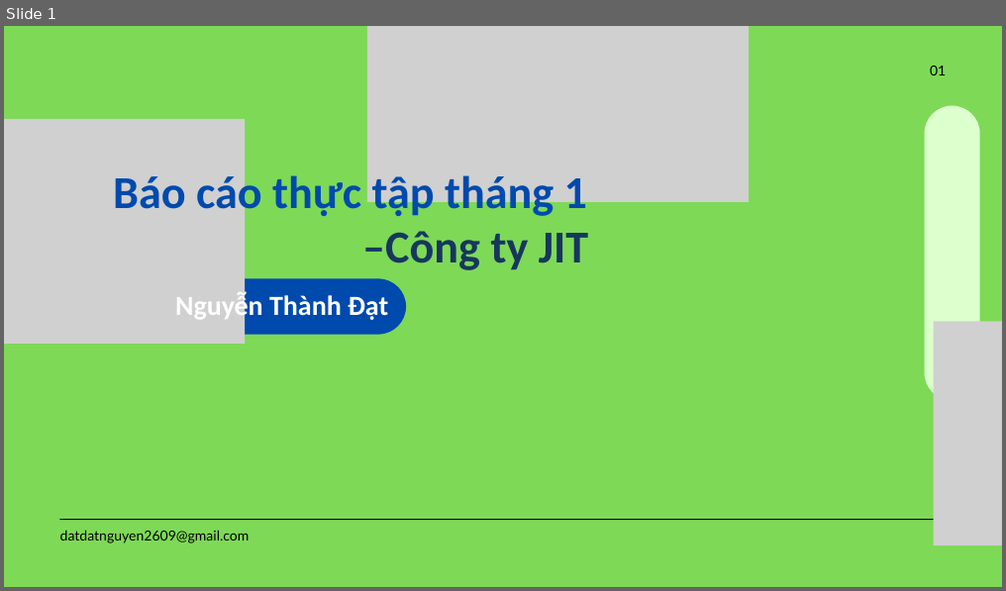
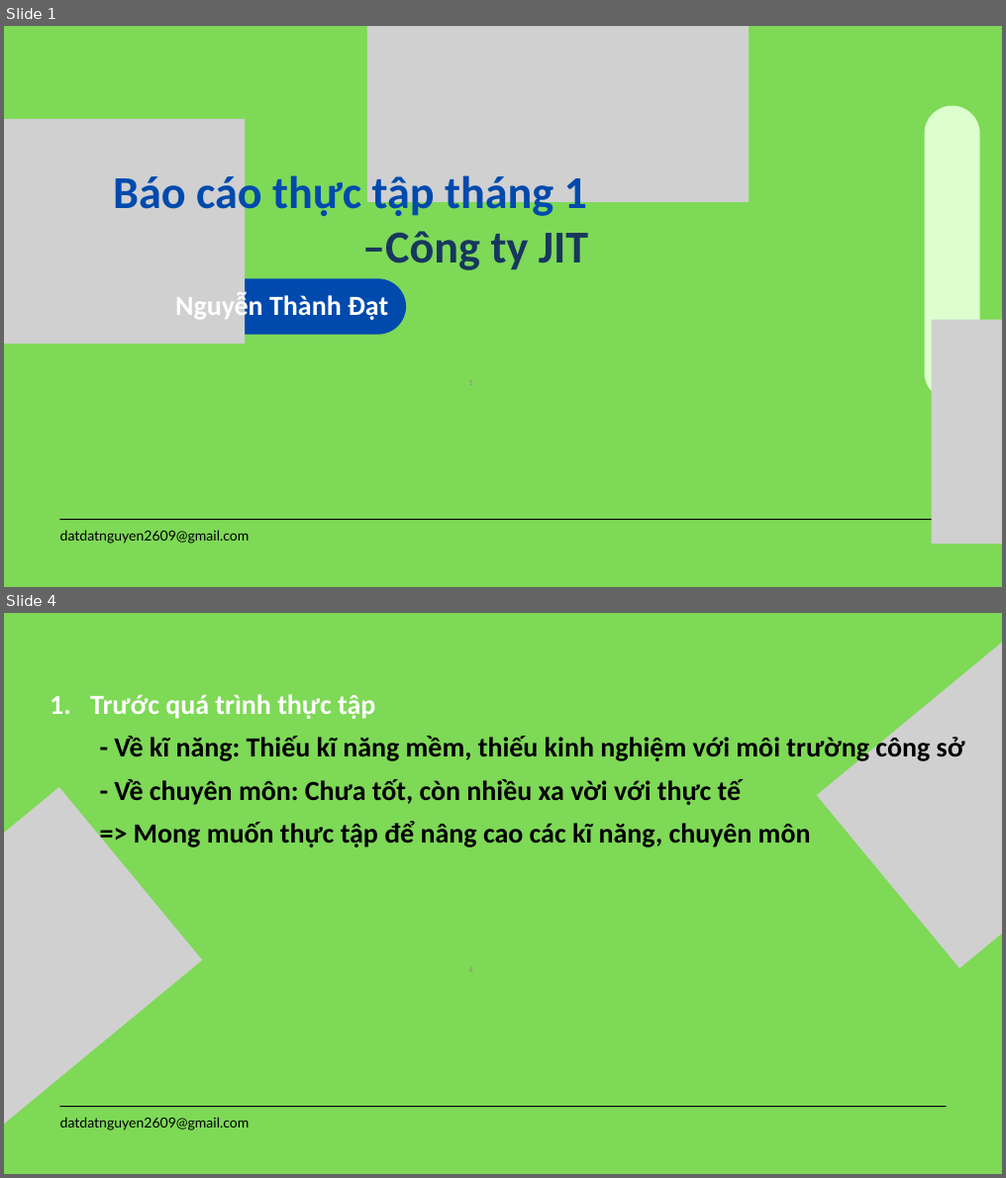
Before and after one commit to datdatnguyen2609/jit_intern, a slide deck: report/monthly_report/first_month_intern_report_nguyenthanhdat.pptx. Shown one above the other, each under a label of ours: slide 1 before the commit, slides 1 and 4 after it; the slides between them are not shown. The pictures are 1006x591 and 1006x1178 pixels, drawn with LibreOffice and Linux fonts; fonts in the diff are those of the drawing; grey boxes stand for pictures. Boxes give left, top, right and bottom in pixels: in the first picture for what was removed or moved away, otherwise in the second. Text is boxed around its words. In the diff, an @@ line names an element or a change of style, - is before the commit and + after.

```diff
--- a/report/monthly_report/first_month_intern_report_nguyenthanhdat.pptx
+++ b/report/monthly_report/first_month_intern_report_nguyenthanhdat.pptx
@@ slide 4 added at (4,613,1002,1174), background #7ED957 @@
@@ picture added at (817,613,1002,968) @@
@@ text added at (90,694,965,848), 40 pt, text #000000, bold @@
+1. Trước quá trình thực tập
+- Về kĩ năng: Thiếu kĩ năng mềm, thiếu kinh nghiệm với môi trường công sở
+- Về chuyên môn: Chưa tốt, còn nhiều xa vời với thực tế
+=> Mong muốn thực tập để nâng cao các kĩ năng, chuyên môn
@@ picture added at (4,787,202,1174) @@
@@ line added from (59, 1106) to (946, 1106), #000000 1.5 pt @@
@@ text added at (60,1117,250,1131), 20 pt, text #000000 @@
+datdatnguyen2609@gmail.com
@@ slide 1 changed as well @@
@@ text removed at (930,66,945,76) @@
-01
@@ picture at (931,319,1002,544): outline redrawn @@
```
Also in this commit, not shown: 9 other slides changed, 10 other slides added, 4 slides removed, 4 other files.
